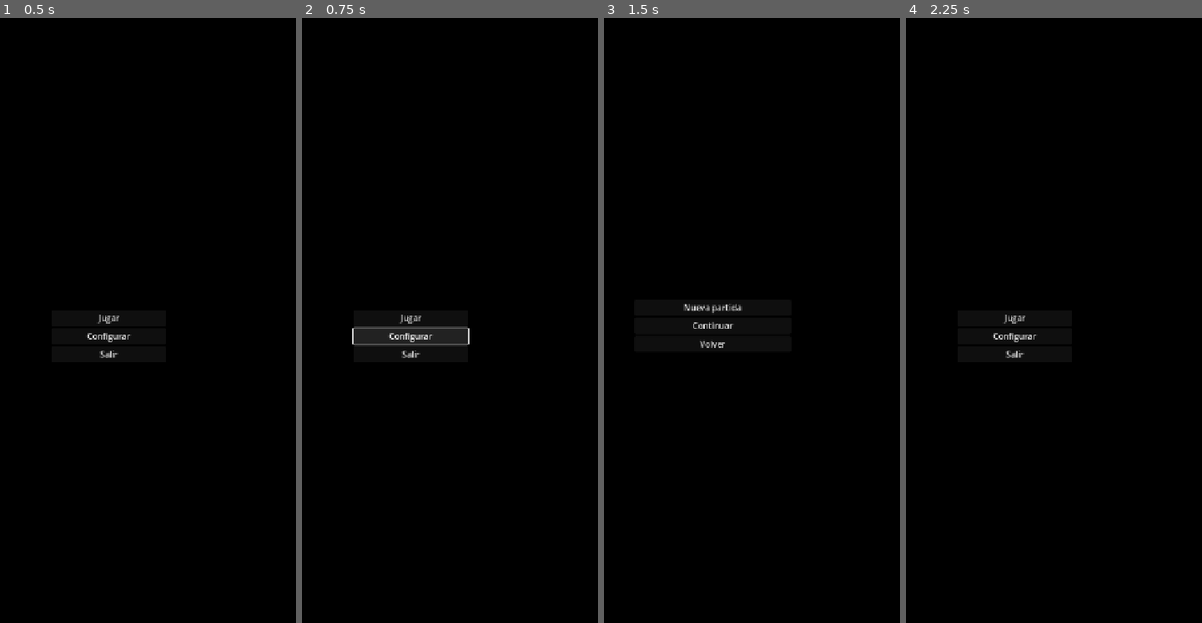
Above: before the commit, frames 1-4 (left to right).
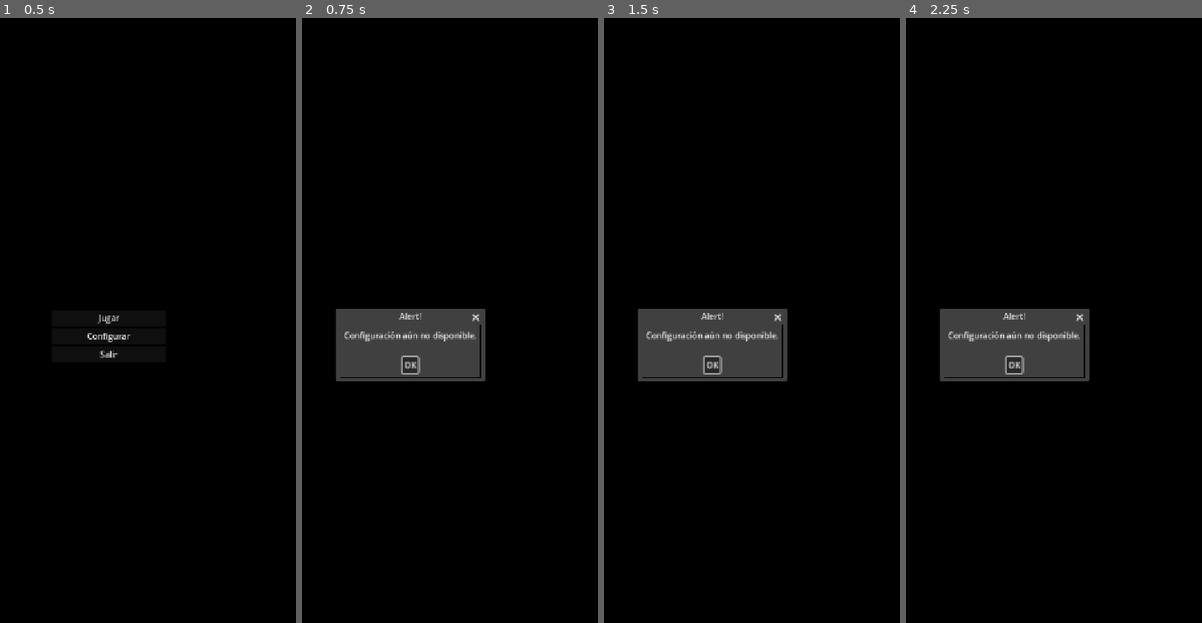
Above: after the commit, the same moments.

Repository: JHevia70/StarShot
Game: Godot game, scene res://scenes/MainMenu.tscn
The game is run twice, just before and just after one commit, with the same random seed, the same clock (stepped at 60 frames per second) and the same inputs.
Inputs (mouse positions are in pixels of both pictures, inside the frame that each line leads up to):
- Up to frame 1 (0.5 s): no input
- Up to frame 2 (0.75 s): click "Configurar" at 0.5 s
- Up to frame 3 (1.5 s): click "Jugar" at 1.25 s
- Up to frame 4 (2.25 s): click (1015, 344) at 2 s, where only the run before the commit has a clickable "Volver"

Frame 1 is identical in both runs. In frame 2, 5.7% of the frame differs, in the area x 11-62%, y 48-61%; in frame 3, 6.0%, in the area x 11-62%, y 47-61%; in frame 4, 5.9%.

Commit message:
[auto] update 2025-08-16_03-27-19

Diff:
--- a/scenes/MainMenu.gd
+++ b/scenes/MainMenu.gd
@@ -1,15 +1,44 @@
 extends Control
 
+@onready var btn_play: Button = get_node_or_null("VBox/PlayButton") as Button
+@onready var btn_settings: Button = get_node_or_null("VBox/SettingsButton") as Button
+@onready var btn_quit: Button = get_node_or_null("VBox/QuitButton") as Button
+
 func _ready() -> void:
-    $VBox/PlayButton.pressed.connect(_on_play)
-    $VBox/SettingsButton.pressed.connect(_on_settings)
-    $VBox/QuitButton.pressed.connect(_on_quit)
+	# Conectar por rutas EXACTAS del .tscn
+	if btn_play != null:
+		btn_play.pressed.connect(_on_play)
+	else:
+		push_warning("No se encontró VBox/PlayButton")
+	if btn_settings != null:
+		btn_settings.pressed.connect(_on_settings)
+	else:
+		push_warning("No se encontró VBox/SettingsButton")
+	if btn_quit != null:
+		btn_quit.pressed.connect(_on_quit)
+	else:
+		push_warning("No se encontró VBox/QuitButton")
 
 func _on_play() -> void:
-    get_tree().change_scene_to_file("res://scenes/PlayMenu.tscn")
+	# Preferimos abrir PlayMenu si existe; si no, ir directo a GalaxyMap
+	var playmenu_path: String = "res://scenes/PlayMenu.tscn"
+	var galaxy_path: String = "res://scenes/GalaxyMap.tscn"
+	if ResourceLoader.exists(playmenu_path):
+		get_tree().change_scene_to_file(playmenu_path)
+	elif ResourceLoader.exists(galaxy_path):
+		get_tree().change_scene_to_file(galaxy_path)
+	else:
+		push_warning("No se encontró PlayMenu.tscn ni GalaxyMap.tscn")
 
 func _on_settings() -> void:
-    pass
+	var settings_scene: String = "res://scenes/Settings.tscn"
+	if ResourceLoader.exists(settings_scene):
+		get_tree().change_scene_to_file(settings_scene)
+	else:
+		var d: AcceptDialog = AcceptDialog.new()
+		d.dialog_text = "Configuración aún no disponible."
+		add_child(d)
+		d.popup_centered()
 
 func _on_quit() -> void:
-    get_tree().quit()
+	get_tree().quit()
